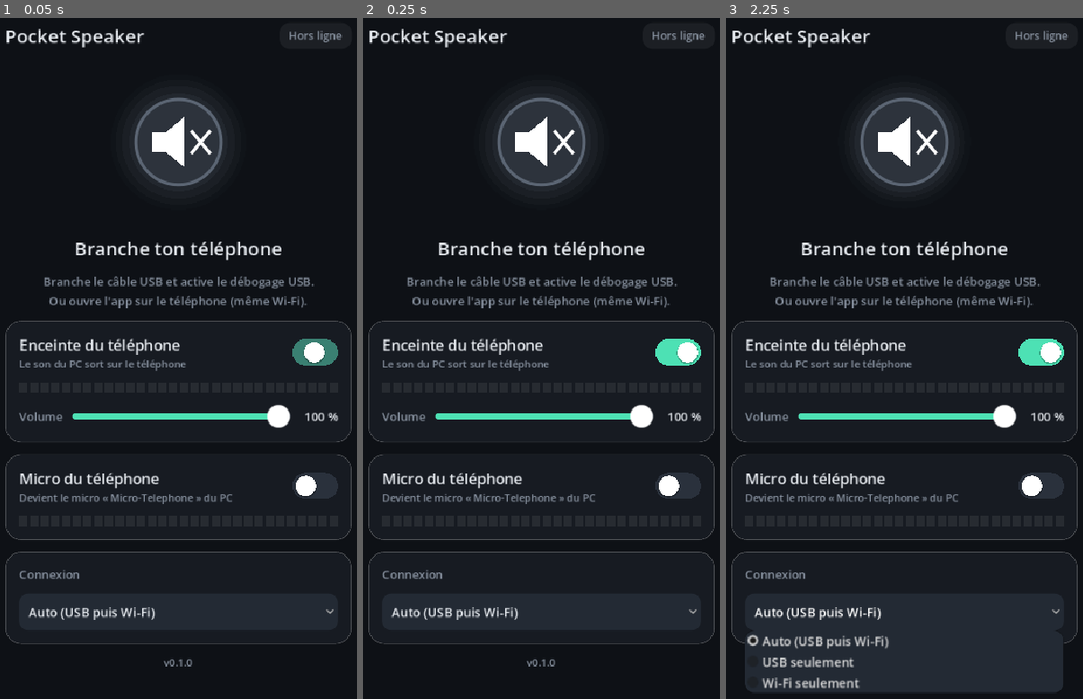
Above: before the commit, frames 1-3 (left to right).
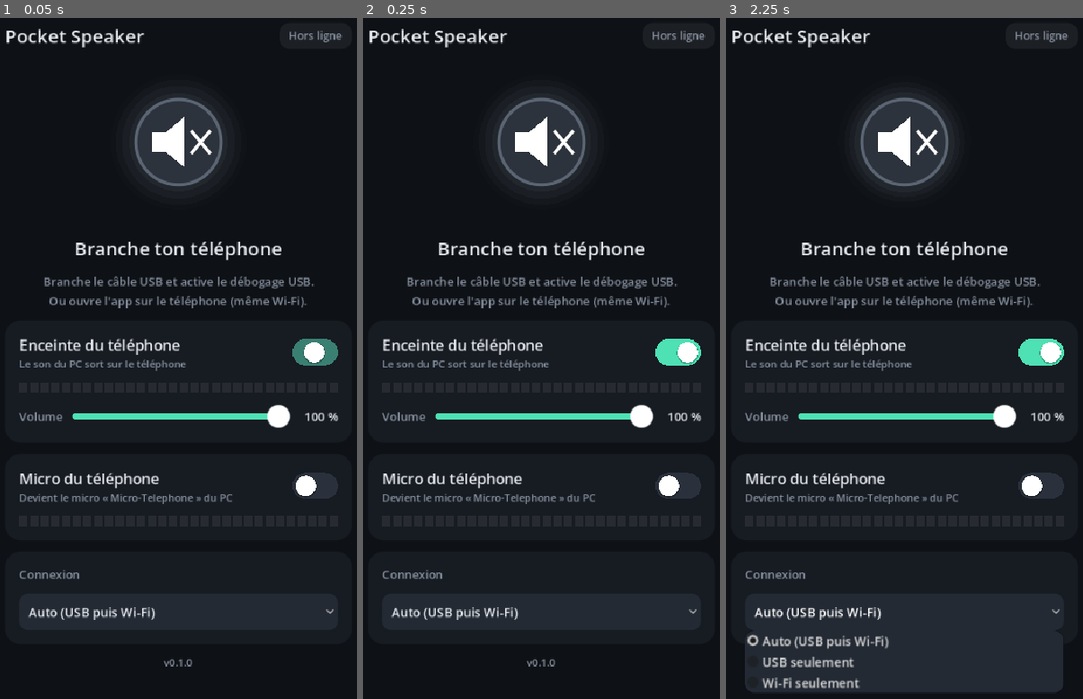
Above: after the commit, the same moments.

Repository: goodview-software/pocket-speaker
Game: Godot game, scene res://main.tscn
Two runs of this game, one before a commit and one after it. Both use one fixed random seed, a clock stepped at 60 frames per second and the inputs below.
Inputs:
- Up to frame 1 (0.05 s): no input
- Up to frame 2 (0.25 s): no input
- Up to frame 3 (2.25 s): click "Auto (USB puis Wi-Fi)" at 0.5 s; click "Auto (USB puis Wi-Fi)" at 1.25 s; click "Auto (USB puis Wi-Fi)" at 2 s

The runs differ from the first frame. In frame 1, 0.7% of the frame differs, in the area x 1-99%, y 44-92%; in frame 2, 0.7%; in frame 3, 0.6%.

Commit message:
UI : retire bordures et contours de focus blancs
Co-Authored-By: Claude Sonnet 5.5 <noreply@anthropic.com>

Diff:
--- a/main.gd
+++ b/main.gd
@@ -260,10 +260,10 @@
 		sb.set_corner_radius_all(12)
 		sb.set_content_margin_all(12)
 		if st == "focus":
-			sb.bg_color = Color(0, 0, 0, 0)
-			sb.set_border_width_all(2)
-			sb.border_color = C_OK
+			sb.bg_color = Color("232a34")
 		th.set_stylebox(st, "OptionButton", sb)
+	for cls in ["HSlider", "ScrollContainer", "VScrollBar", "OptionButton", "PopupMenu"]:
+		th.set_stylebox("focus", cls, StyleBoxEmpty.new()) if cls != "OptionButton" else null
 	var pop := StyleBoxFlat.new()
 	pop.bg_color = Color("232a34")
 	pop.set_corner_radius_all(12)
@@ -328,8 +328,7 @@
 	sb.bg_color = C_CARD
 	sb.set_corner_radius_all(20)
 	sb.set_content_margin_all(18)
-	sb.set_border_width_all(1)
-	sb.border_color = Color(1, 1, 1, 0.06)
+	sb.anti_aliasing_size = 1.2
 	p.add_theme_stylebox_override("panel", sb)
 	parent.add_child(p)
 	var v := VBoxContainer.new()
